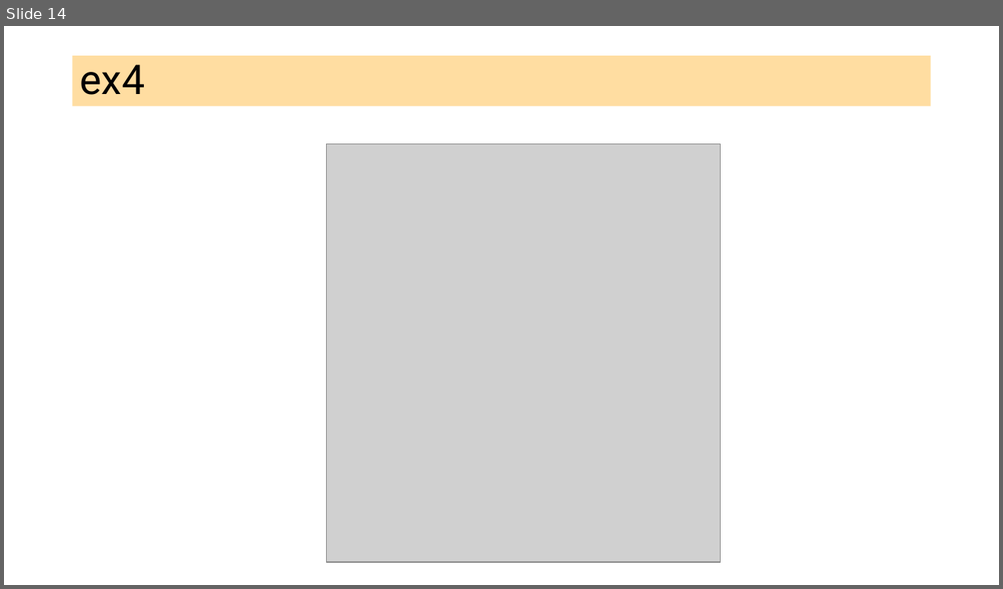
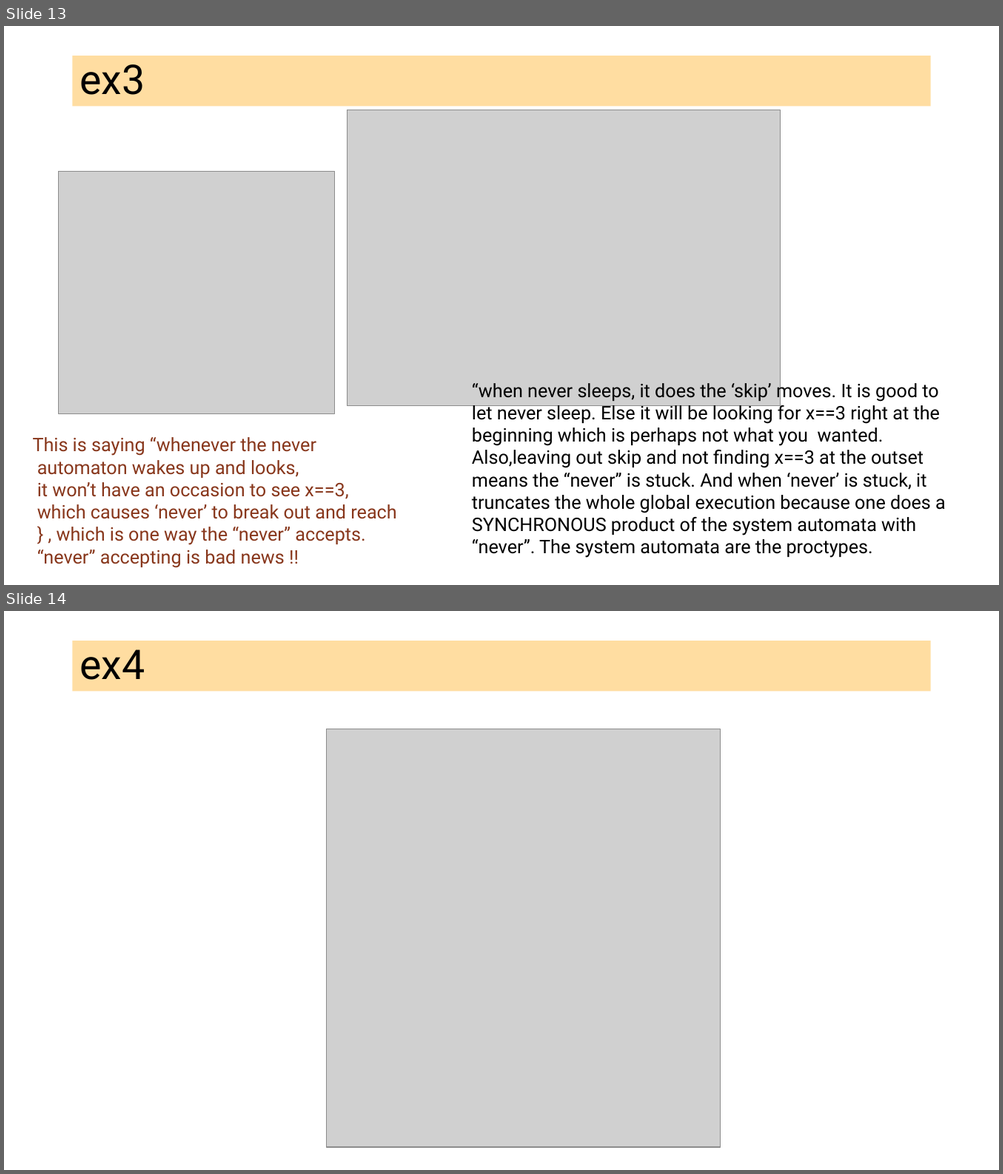
Before and after one commit to ganeshutah/cs6110s22, a slide deck: Lec3/L3.pptx. Shown one above the other, each under a label of ours: slide 14 before the commit, slides 13 and 14 after it. The pictures are 1003x589 and 1003x1174 pixels, drawn with LibreOffice and Linux fonts; fonts in the diff are those of the drawing; grey boxes stand for pictures. Boxes give left, top, right and bottom in pixels: in the first picture for what was removed or moved away, otherwise in the second. Text is boxed around its words. In the diff, an @@ line names an element or a change of style, - is before the commit and + after.

```diff
--- a/Lec3/L3.pptx
+++ b/Lec3/L3.pptx
@@ slide 13 added at [4,26,999,585], background #FFFFFF @@
@@ title added at [73,56,930,107], fill #FFBD47 at 51% opacity, 39.6 pt, text #000000 @@
+ex3
@@ picture added at [347,110,780,406] @@
@@ picture added at [59,172,334,414] @@
@@ text added at [472,380,945,558], 18 pt, text #000000 @@
+“when never sleeps, it does the ‘skip’ moves. It is good to let never sleep. Else it will be looking for x==3 right at the beginning which is perhaps not what you wanted. Also,leaving out skip and not finding x==3 at the outset means the “never” is stuck. And when ‘never’ is stuck, it truncates the whole global execution because one does a SYNCHRONOUS product of the system automata with “never”. The system automata are the proctypes.
@@ text added at [33,437,396,568], 18 pt, text #88371D @@
+This is saying “whenever the never
+automaton wakes up and looks,
+it won’t have an occasion to see x==3,
+which causes ‘never’ to break out and reach
+} , which is one way the “never” accepts.
+“never” accepting is bad news !!
```
Also in this commit, not shown: 2 slides changed, 5 other slides added, 6 slides removed.
